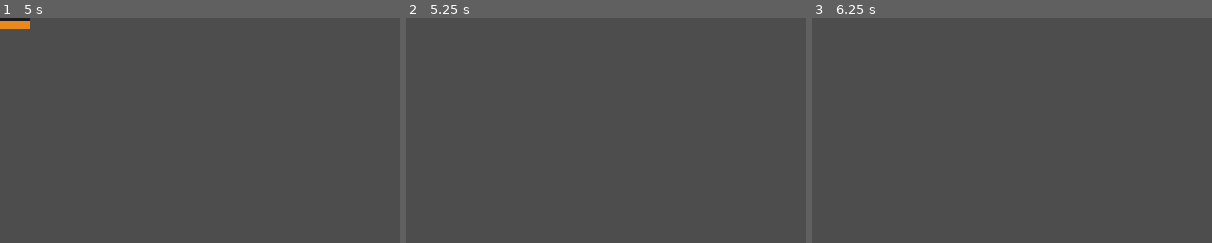
Above: before the commit, frames 1-3 (left to right).
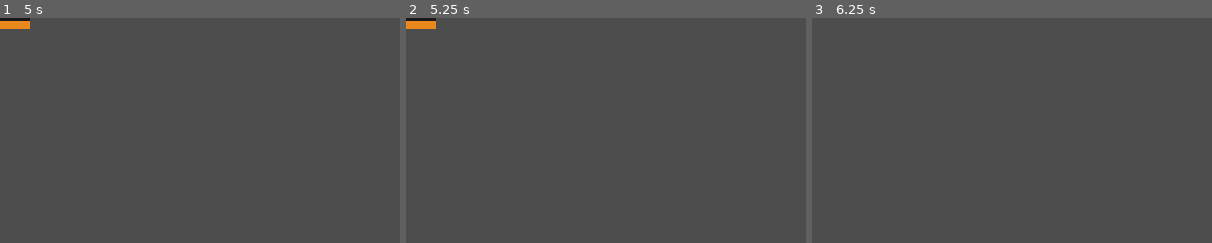
Above: after the commit, the same moments.

Repository: Gubari/Getaway-Racing
Game: Godot game, scene res://scenes/cards/barricade.tscn
The game is run twice, just before and just after one commit, with the same random seed, the same clock (stepped at 60 frames per second) and the same inputs. This scene is started directly instead of the project's main scene.
Inputs:
- Up to frame 1 (5 s): tap Enter at 0.5, 2, 3.5 s; hold D (steer_right) 0.53-1.28 s; tap W (gas) every 0.75 s from 0.6 to 4.35 s; tap Space at 1.25, 2.75, 4.25 s; hold S (brake) 1.28-2.03 s; hold D (steer_right) 2.03-3.53 s; hold A (steer_left) from 3.53 s (still down)
- Up to frame 2 (5.25 s): release A (steer_left) at 5.03 s; hold S (brake) from 5.03 s (still down); tap W (gas) at 5.1 s
- Up to frame 3 (6.25 s): release S (brake) at 5.78 s; hold D (steer_right) from 5.78 s (still down); tap W (gas) at 5.85 s
The pictures show only the part of the screen within x 0-50%, y 0-50%; the shares and areas given below are measured in that part.

Frame 1 is identical in both runs. In frame 2, 0.4% of the frame differs, in the area x 0-8%, y 0-5%; in frame 3, nothing differs.

Commit message:
Ubaceni abilty i doterani(polish)

Diff:
--- /dev/null
+++ b/scenes/cards/barricade.gd
@@ -0,0 +1,21 @@
+extends StaticBody2D
+## BARIKADA: fizicka prepreka na walls layeru. Kad padne, nav region isece
+## navmesh oko nje (re-bake) pa je policija OBILAZI; ako je vec blizu, zakuca se.
+## NIJE u grupi walls (da igrac ne dobije crash penalty na svoju barikadu).
+## Vlasnik: B.
+
+@export var lifetime: float = 6.0
+
+func _ready() -> void:
+	collision_layer = Constants.LAYER_WALLS   # policija (mask=walls) se sudara
+	collision_mask = 0
+	_mark_nav_dirty()                          # iseci navmesh oko barikade
+	if lifetime > 0.0:
+		get_tree().create_timer(lifetime).timeout.connect(_expire)
+
+func _expire() -> void:
+	queue_free()
+	_mark_nav_dirty()                          # vrati navmesh kad nestane
+
+func _mark_nav_dirty() -> void:
+	get_tree().call_group("nav_region", "rebake")
--- a/scenes/cards/barricade.tscn
+++ b/scenes/cards/barricade.tscn
@@ -1,15 +1,13 @@
 [gd_scene load_steps=3 format=3]
 
-[ext_resource type="Script" path="res://scenes/cards/slow_zone.gd" id="1"]
+[ext_resource type="Script" path="res://scenes/cards/barricade.gd" id="1"]
 
 [sub_resource type="RectangleShape2D" id="1"]
 size = Vector2(96, 36)
 
-[node name="Barricade" type="Area2D"]
+[node name="Barricade" type="StaticBody2D"]
 script = ExtResource("1")
-slow_factor = 0.15
-slow_duration = 1.8
-lifetime = 5.0
+lifetime = 6.0
 
 [node name="CollisionShape2D" type="CollisionShape2D" parent="."]
 shape = SubResource("1")
--- /dev/null
+++ b/scenes/cards/oil.gd
@@ -0,0 +1,18 @@
+extends Area2D
+## ULJE: kad policija udje u mrlju, GUBI KONTROLU (klizi i vrti se).
+## Ne usporava - cilj je da preleti/zavrti se i izgubi liniju potere.
+## Vlasnik: B.
+
+@export var control_loss: float = 1.1   # sek gubitka kontrole
+@export var lifetime: float = 7.0       # koliko mrlja traje na podu
+
+func _ready() -> void:
+	collision_layer = Constants.LAYER_CARD_FX
+	collision_mask = Constants.LAYER_POLICE   # reaguje samo na policiju
+	body_entered.connect(_on_body_entered)
+	if lifetime > 0.0:
+		get_tree().create_timer(lifetime).timeout.connect(queue_free)
+
+func _on_body_entered(body: Node) -> void:
+	if body.has_method("lose_control"):
+		body.lose_control(control_loss)
--- a/scenes/cards/oil.tscn
+++ b/scenes/cards/oil.tscn
@@ -1,14 +1,13 @@
 [gd_scene load_steps=3 format=3]
 
-[ext_resource type="Script" path="res://scenes/cards/slow_zone.gd" id="1"]
+[ext_resource type="Script" path="res://scenes/cards/oil.gd" id="1"]
 
 [sub_resource type="CircleShape2D" id="1"]
 radius = 46.0
 
 [node name="Oil" type="Area2D"]
 script = ExtResource("1")
-slow_factor = 0.5
-slow_duration = 1.2
+control_loss = 1.1
 lifetime = 7.0
 
 [node name="CollisionShape2D" type="CollisionShape2D" parent="."]
--- a/scenes/cards/slow_zone.gd
+++ /dev/null
@@ -1,21 +0,0 @@
-extends Area2D
-## Prepreka koja USPORAVA policiju dok je u zoni (ulje = blago, barikada = jako).
-## Na card_effects layeru, detektuje police layer. Nestaje posle lifetime sek.
-## Vlasnik: B.
-
-@export var slow_factor: float = 0.5      # 0.5 = pola brzine; manje = jace usporenje
-@export var slow_duration: float = 1.2    # koliko ostane spora POSLE izlaska iz zone
-@export var lifetime: float = 7.0         # koliko prepreka traje na podu (0 = zauvek)
-
-func _ready() -> void:
-	collision_layer = Constants.LAYER_CARD_FX
-	collision_mask = Constants.LAYER_POLICE   # reaguje samo na policiju
-	if lifetime > 0.0:
-		var t := get_tree().create_timer(lifetime)
-		t.timeout.connect(queue_free)
-
-func _physics_process(_delta: float) -> void:
-	# Dok je policija u zoni, drzi je usporenom (re-apply svaki frame).
-	for body in get_overlapping_bodies():
-		if body.has_method("apply_slow"):
-			body.apply_slow(slow_factor, slow_duration)
--- a/scenes/police/police.gd
+++ b/scenes/police/police.gd
@@ -21,6 +21,8 @@
 @export var patrol_radius: float = 140.0      # radijus laganog krstarenja u RETURNING
 @export var catch_distance: float = 28.0      # kad te stigne izbliza -> uhvacen
 @export var turn_speed: float = 9.0           # glatkoca rotacije (lerp)
+@export var skid_spin: float = 7.0            # brzina vrtnje dok je bez kontrole (ulje)
+@export var skid_friction: float = 160.0      # koliko brzo klizanje usporava
 
 @export_group("Sprite")
 @export var car_anim_fps: float = 14.0
@@ -40,9 +42,9 @@
 var look_timer: float = 0.0
 var lose_timer: float = 0.0                    # grace dok jos "pamti" igraca u CHASE
 
-# usporavanje od moci (ulje/barikada)
-var _slow_factor: float = 1.0                  # 1.0 = puna brzina, <1 = sporije
-var _slow_timer: float = 0.0
+# gubitak kontrole od ulja (klizanje + vrtnja)
+var _control_lost_timer: float = 0.0
+var _spin_dir: float = 1.0
 
 # watchdog protiv zaglavljivanja
 var _last_dist: float = INF
@@ -68,10 +70,8 @@
 		player = get_tree().get_first_node_in_group(Constants.GROUP_PLAYER)
 		return
 
-	if _slow_timer > 0.0:
-		_slow_timer -= delta
-		if _slow_timer <= 0.0:
-			_slow_factor = 1.0
+	if _control_lost_timer > 0.0:
+		_control_lost_timer -= delta
 
 	var can_see := _can_see_player()
 	match state:
@@ -209,6 +209,9 @@
 	_stuck_timer = 0.0
 
 func _move(delta: float, speed: float) -> void:
+	if _control_lost_timer > 0.0:
+		_skid(delta)   # na ulju: ne slusa navmesh, klizi i vrti se
+		return
 	if agent.is_navigation_finished():
 		velocity = Vector2.ZERO
 		move_and_slide()
@@ -217,13 +220,19 @@
 	var next_point := agent.get_next_path_position()
 	var desired := (next_point - global_position).normalized()
 	rotation = lerp_angle(rotation, desired.angle(), turn_speed * delta)
-	velocity = Vector2.RIGHT.rotated(rotation) * speed * _slow_factor   # vozi po nosu, usporeno ako je u ulju
+	velocity = Vector2.RIGHT.rotated(rotation) * speed   # vozi NAPRED po nosu (car-feel)
 	move_and_slide()
 
-## Pozivaju je prepreke (ulje/barikada) dok je policija u njihovoj zoni.
-func apply_slow(factor: float, duration: float) -> void:
-	_slow_factor = factor
-	_slow_timer = maxf(_slow_timer, duration)
+## Poziva je ULJE: policija gubi kontrolu (klizi po inerciji + vrti se) `duration` sek.
+func lose_control(duration: float) -> void:
+	if _control_lost_timer <= 0.0:
+		_spin_dir = 1.0 if randf() < 0.5 else -1.0   # nasumican smer vrtnje
+	_control_lost_timer = maxf(_control_lost_timer, duration)
+
+func _skid(delta: float) -> void:
+	rotation += _spin_dir * skid_spin * delta
+	velocity = velocity.move_toward(Vector2.ZERO, skid_friction * delta)
+	move_and_slide()
 
 func _arrived() -> bool:
 	return agent.is_navigation_finished()
Not shown, added: scenes/cards/barricade.gd.uid
Not shown, added: scenes/cards/oil.gd.uid
Not shown, removed: scenes/cards/slow_zone.gd.uid
